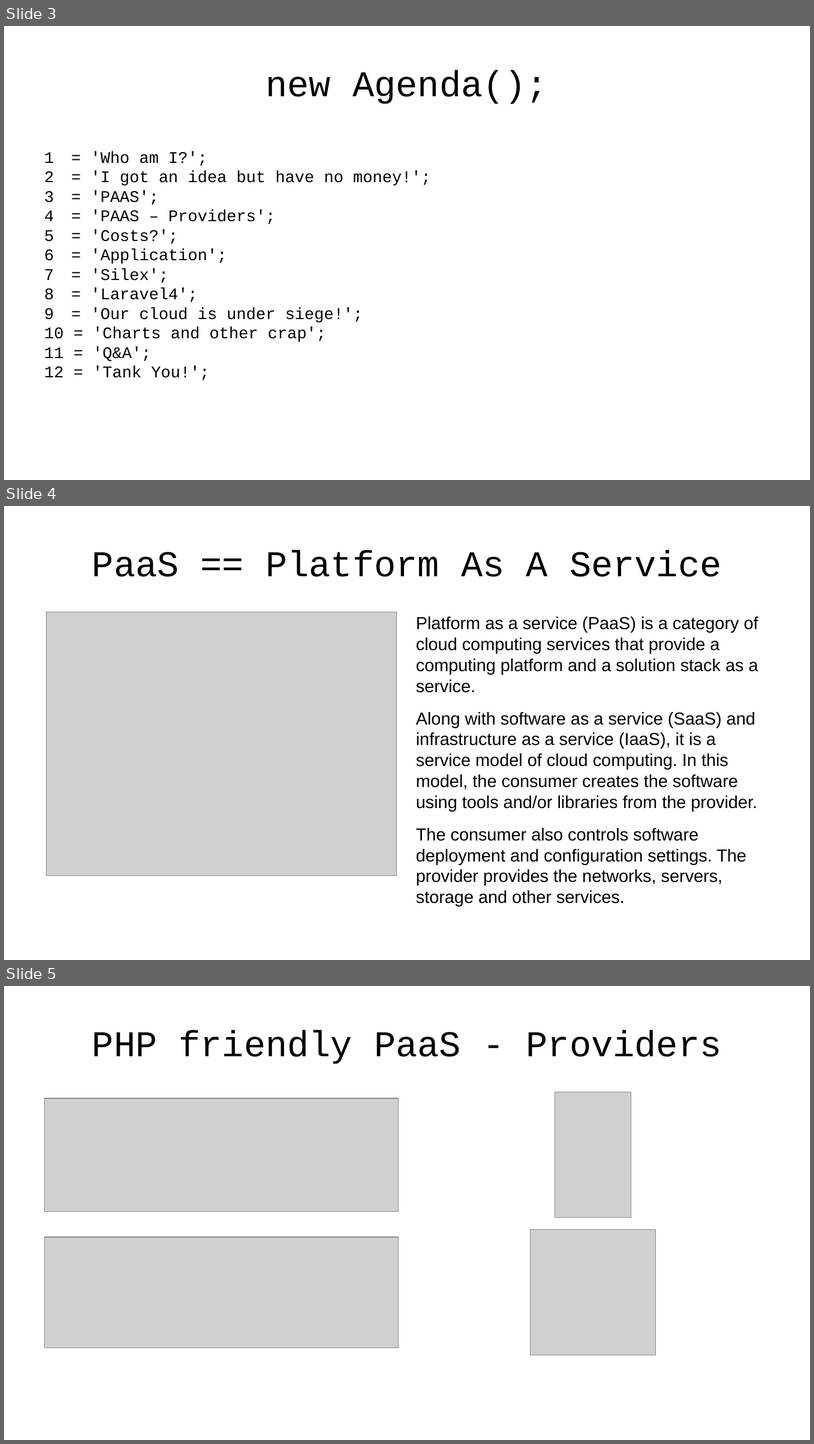
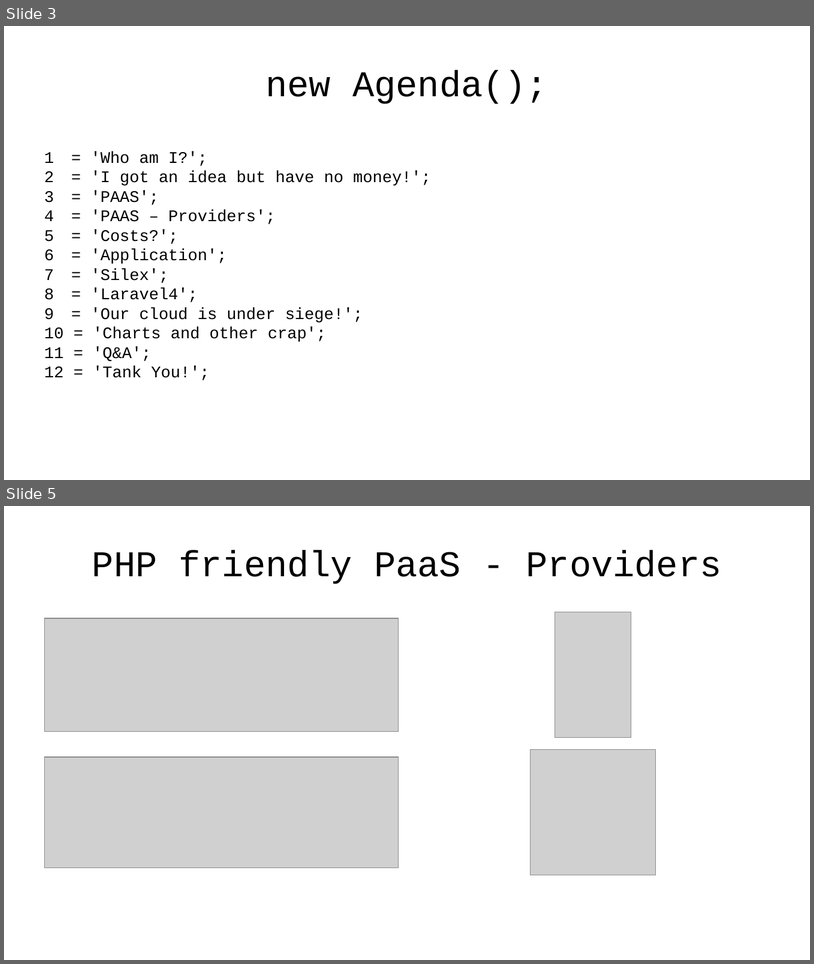
Before and after one commit to emgiezet/meetphp-8, a slide deck: presentation/presentation.odp. Shown one above the other, each under a label of ours: slides 3, 4 and 5 before the commit, slides 3 and 5 after it; the slides between them are not shown. The pictures are 814x1444 and 814x964 pixels, drawn with LibreOffice and Linux fonts; fonts in the diff are those of the drawing; grey boxes stand for pictures; background and template pictures are left out. Boxes give left, top, right and bottom in pixels: in the first picture for what was removed or moved away, otherwise in the second. Text is boxed around its words. In the diff, an @@ line names an element or a change of style, - is before the commit and + after.

```diff
--- a/presentation/presentation.odp
+++ b/presentation/presentation.odp
@@ slide 4 removed at [4,506,810,960], background picture (left out) @@
@@ title removed at [92,550,722,577] @@
-PaaS == Platform As A Service
@@ picture removed at [47,612,397,876] @@
@@ text removed at [416,616,759,885] @@
-Platform as a service (PaaS) is a category of cloud computing services that provide a computing platform and a solution stack as a service.
-Along with software as a service (SaaS) and infrastructure as a service (IaaS), it is a service model of cloud computing. In this model, the consumer creates the software using tools and/or libraries from the provider.
-The consumer also controls software deployment and configuration settings. The provider provides the networks, servers, storage and other services.
```
Also in this commit, not shown: 6 slides changed, 4 slides added, 2 other slides removed, 4 other files.
